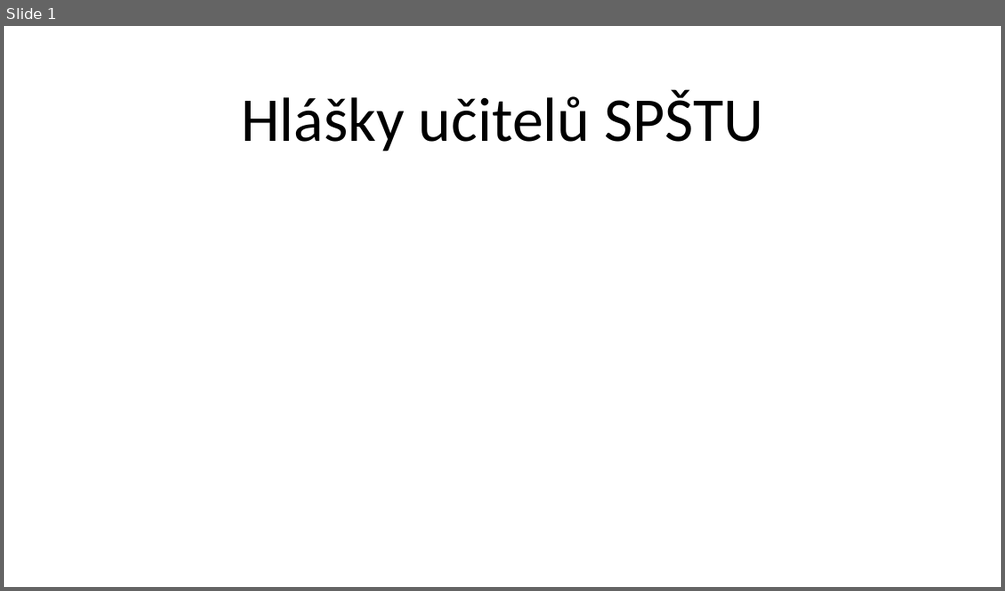
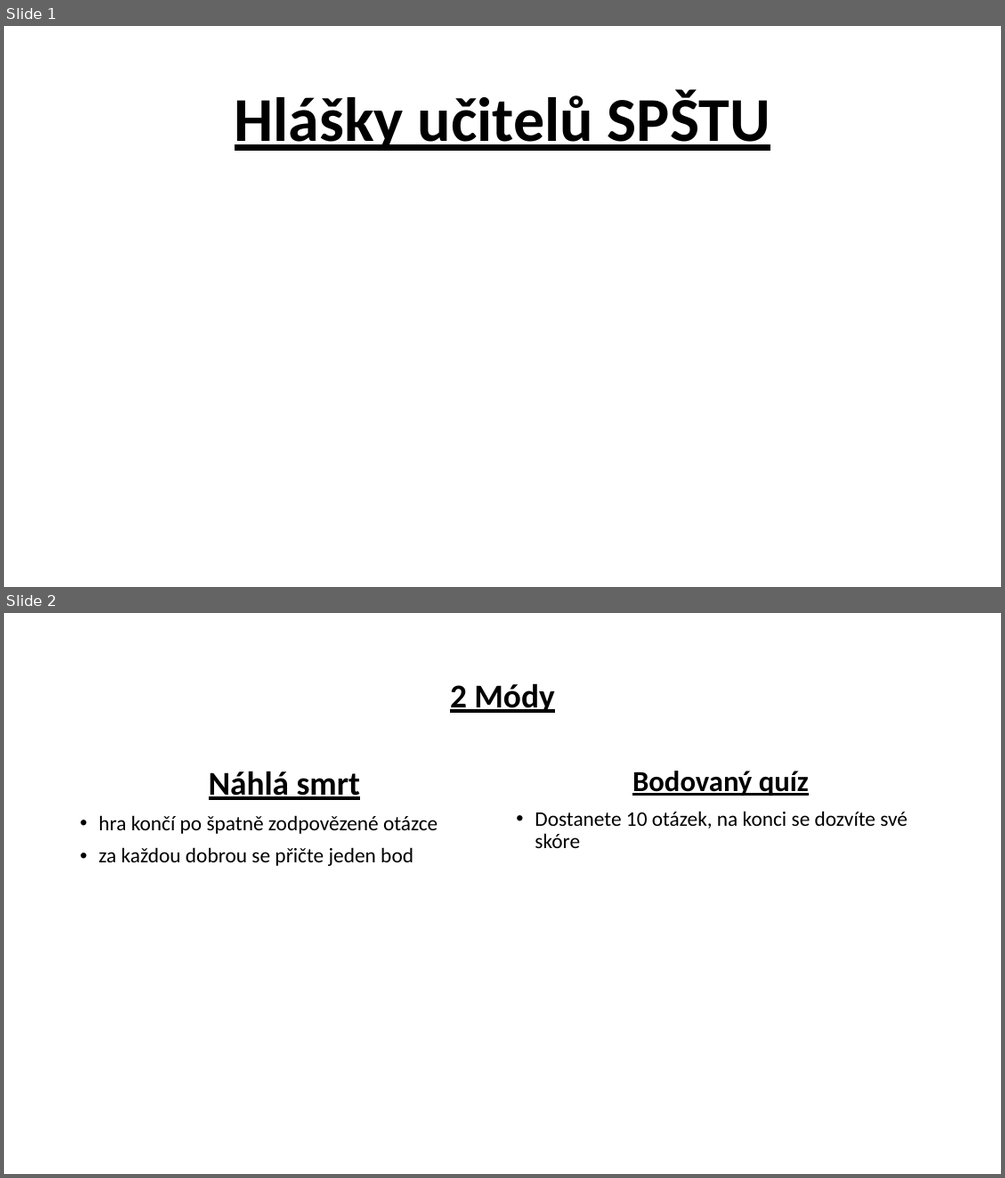
Before and after one commit to sps-trutnov-eps/projekt-3ep-hlasky_ucitelu, a slide deck: Hlášky učitelů SPŠTU.pptx. Shown one above the other, each under a label of ours: slide 1 before the commit, slides 1 and 2 after it. The pictures are 1005x591 and 1005x1178 pixels, drawn with LibreOffice and Linux fonts; fonts in the diff are those of the drawing. Boxes give left, top, right and bottom in pixels: in the first picture for what was removed or moved away, otherwise in the second. Text is boxed around its words. In the diff, an @@ line names an element or a change of style, - is before the commit and + after.

Commit message:
Postup v prezentaci.

```diff
--- a/Hlášky učitelů SPŠTU.pptx
+++ b/Hlášky učitelů SPŠTU.pptx
@@ slide 2 added at (4,613,1001,1174), background #FFFFFF @@
@@ title added at (450,683,554,713), 32 pt, text #000000, bold, underline @@
+2 Módy
@@ text added at (98,771,437,866), 20 pt, text #000000 @@
+Náhlá smrt
+• hra končí po špatně zodpovězené otázce
+• za každou dobrou se přičte jeden bod
@@ text added at (534,771,907,848), 20 pt, text #000000 @@
+Bodovaný quíz
+• Dostanete 10 otázek, na konci se dozvíte své skóre
@@ slide 1 changed as well @@
@@ title "Hlášky učitelů SPŠTU" at (235,89,770,151): bold on, underline on @@
```
